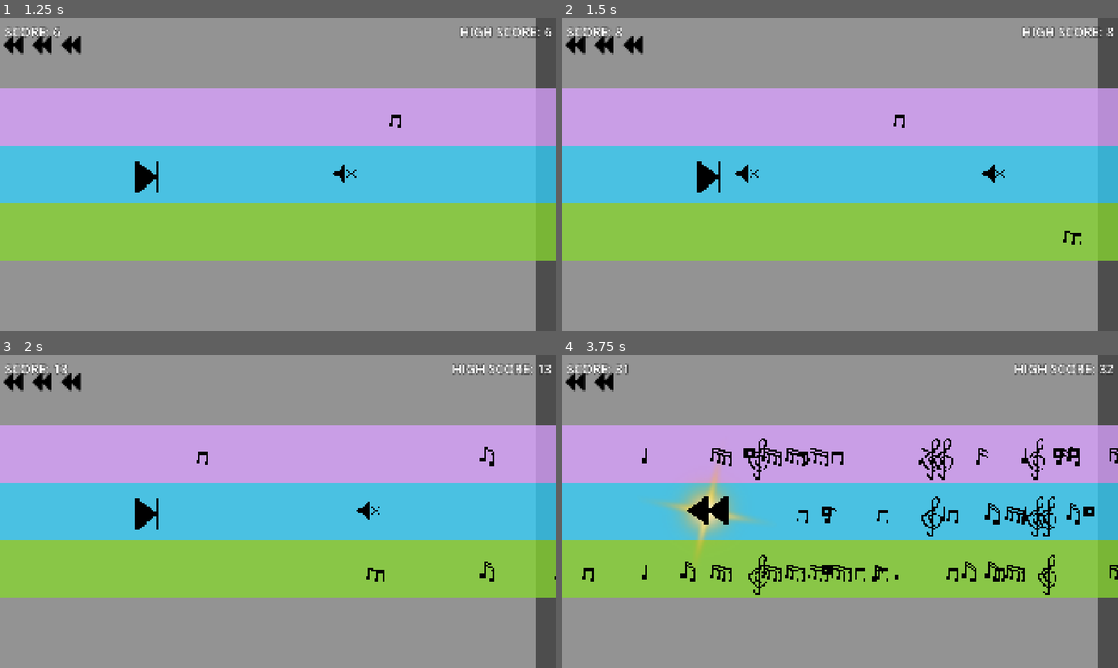
Above: before the commit, frames 1-4 (two rows, left to right).
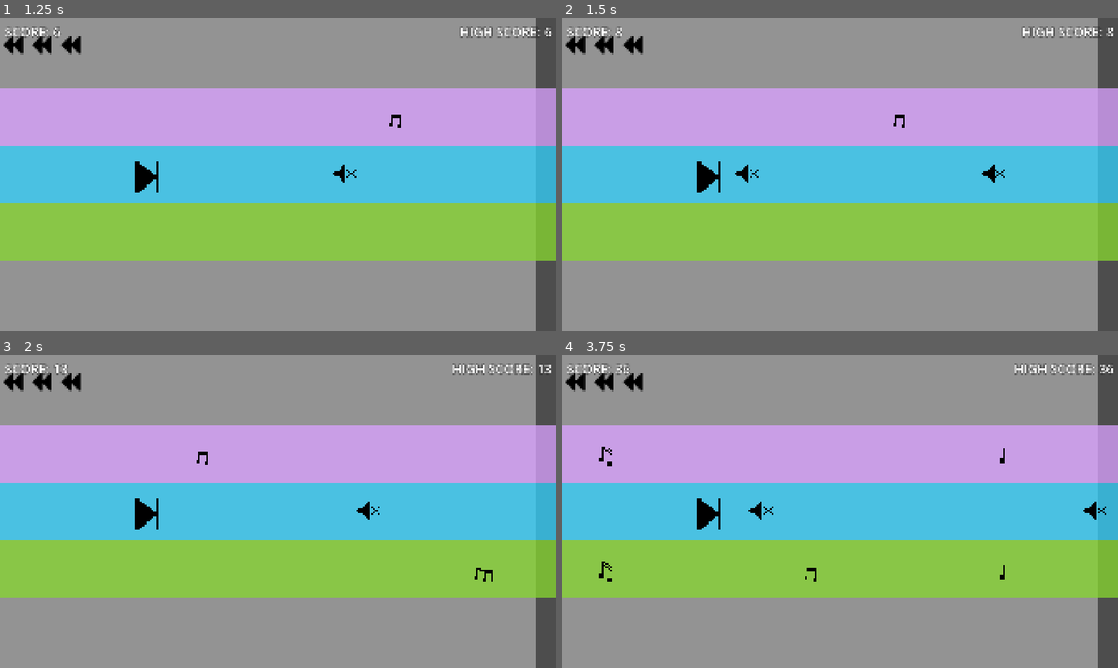
Above: after the commit, the same moments.

Repository: chorwat2137/haven-2026
Game: Godot game, scene res://scenes/main.tscn
Two runs of this game, one before a commit and one after it. Both use one fixed random seed, a clock stepped at 60 frames per second and the inputs below.
Inputs:
- Up to frame 1 (1.25 s): tap Enter (ui_accept) at 0.5, 0.77 s; hold Right (ui_right) from 0.53 s (still down); tap Space (shoot) at 0.6 s
- Up to frame 2 (1.5 s): keep holding Right (ui_right); tap Space (shoot) at 1.35 s
- Up to frame 3 (2 s): keep holding Right (ui_right); tap Enter (ui_accept) at 1.52 s
- Up to frame 4 (3.75 s): release Right (ui_right) at 2.03 s; hold Left (ui_left) 2.03-2.78 s; tap Space (shoot) at 2.1, 2.85, 3.6 s; hold Right (ui_right) from 2.78 s (still down); tap Enter (ui_accept) at 3.02 s

Frame 1 is identical in both runs. In frame 2, less than 0.1% of the frame differs, in the area x 90-94%, y 68-73%; in frame 3, 0.2%; in frame 4, 5.3%, in the area x 3-100%, y 3-77%.

Commit message:
Automatic sync

Diff:
--- a/scripts/main.gd
+++ b/scripts/main.gd
@@ -29,7 +29,7 @@
 
 var speed: float
 const START_SPEED: float = 5.0
-const MAX_SPEED: float = 20.0
+const MAX_SPEED: float = 30.0
 var cur_speed: float = START_SPEED
 
 var screen_size: Vector2i
@@ -40,7 +40,13 @@
 var min_distance = 1000
 
 func calculate_value(input: float) -> float:
-	return 1000.0 + (input - 5.0) * (1000.0 / 15.0)
+	var input_min = START_SPEED
+	var input_max = MAX_SPEED
+
+	var output_min = 800.0
+	var output_max = 1500.0
+
+	return output_min + (input - input_min) * (output_max - output_min) / (input_max - input_min)
 
 func _ready() -> void:
 
